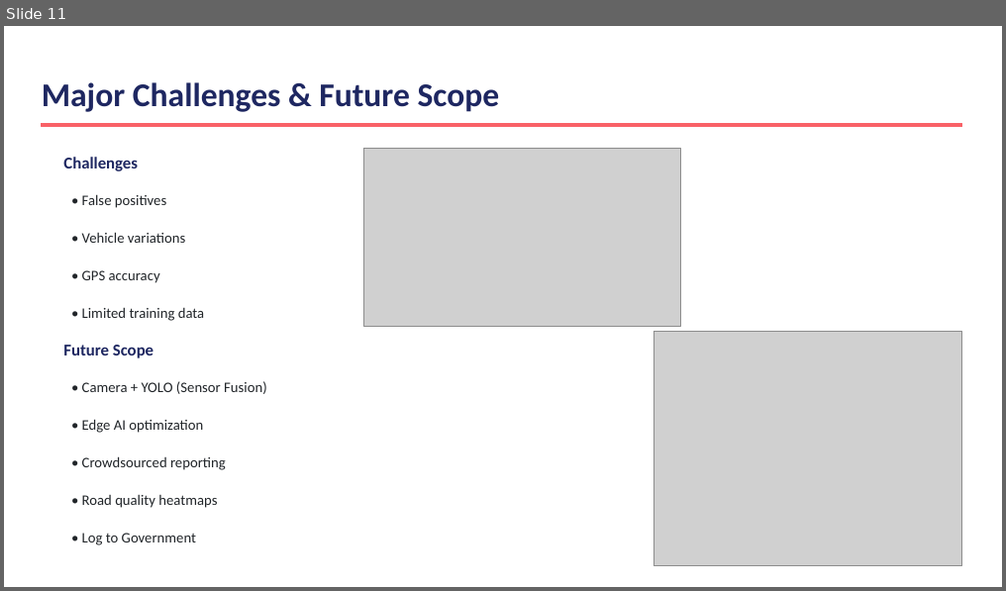
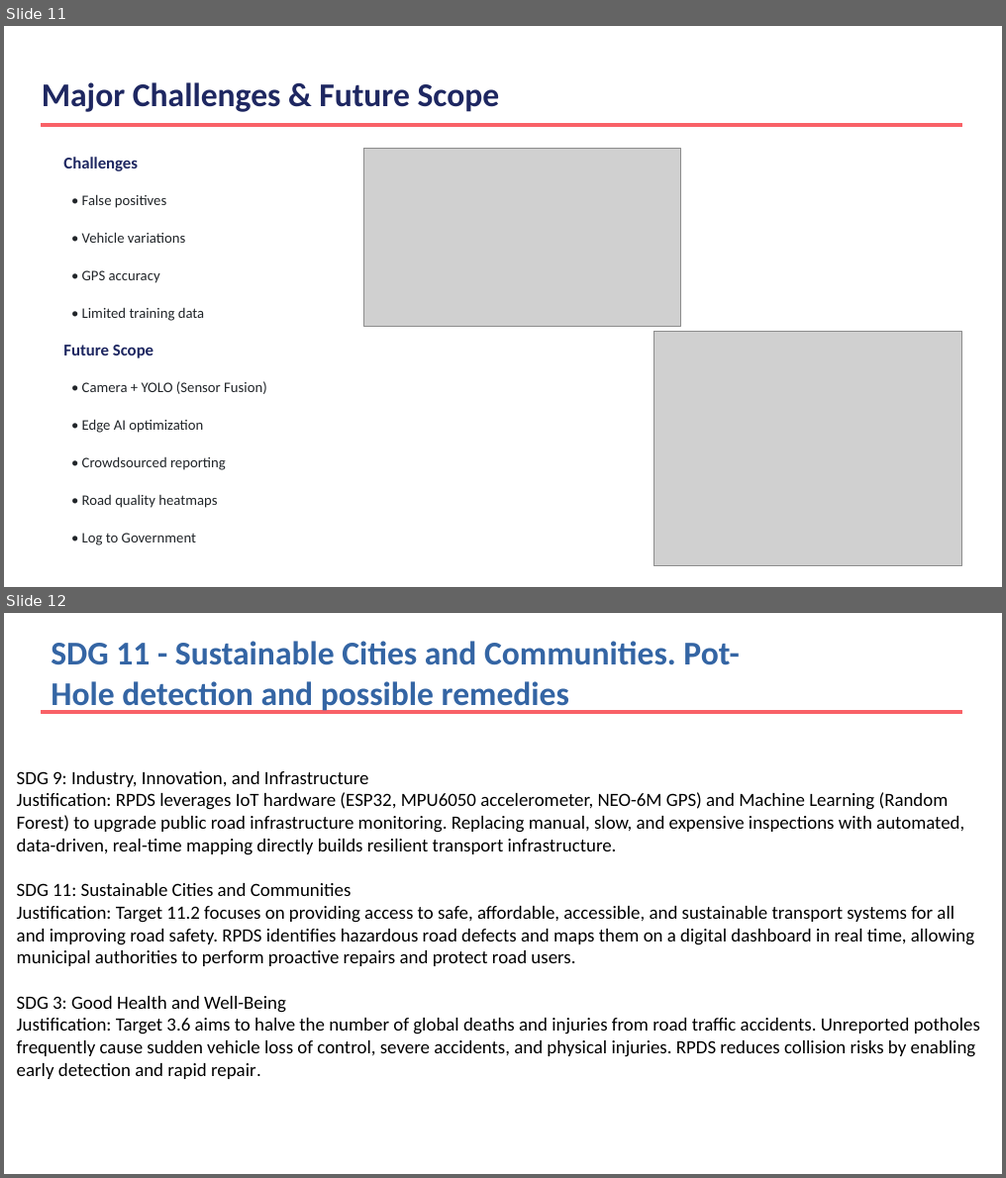
Before and after one commit to yahyazoom17/RPDS, a slide deck: pothole-review.pptx. Shown one above the other, each under a label of ours: slide 11 before the commit, slides 11 and 12 after it. The pictures are 1006x591 and 1006x1178 pixels, drawn with LibreOffice and Linux fonts; fonts in the diff are those of the drawing; grey boxes stand for pictures. Boxes give left, top, right and bottom in pixels: in the first picture for what was removed or moved away, otherwise in the second. Text is boxed around its words. In the diff, an @@ line names an element or a change of style, - is before the commit and + after.

```diff
--- a/pothole-review.pptx
+++ b/pothole-review.pptx
@@ slide 12 added at [4, 613, 1002, 1174], background #FFFFFF @@
@@ text added at [51, 641, 740, 713], 32 pt, text #3465A4, bold @@
+SDG 11 - Sustainable Cities and Communities. Pot-Hole detection and possible remedies
@@ rectangle added at [42, 710, 962, 714], fill #F96167, outline #F96167 1 pt @@
@@ text added at [17, 771, 980, 1058], 18 pt, text #000000 @@
+SDG 9: Industry, Innovation, and Infrastructure
+Justification: RPDS leverages IoT hardware (ESP32, MPU6050 accelerometer, NEO-6M GPS) and Machine Learning (Random Forest) to upgrade public road infrastructure monitoring. Replacing manual, slow, and expensive inspections with automated, data-driven, real-time mapping directly builds resilient transport infrastructure.
+SDG 11: Sustainable Cities and Communities
+Justification: Target 11.2 focuses on providing access to safe, affordable, accessible, and sustainable transport systems for all and improving road safety. RPDS identifies hazardous road defects and maps them on a digital dashboard in real time, allowing municipal authorities to perform proactive repairs and protect road users.
+SDG 3: Good Health and Well-Being
+Justification: Target 3.6 aims to halve the number of global deaths and injuries from road traffic accidents. Unreported potholes frequently cause sudden vehicle loss of control, severe accidents, and physical injuries. RPDS reduces collision risks by enabling early detection and rapid repair.
```
Also in this commit, not shown: 2 slides changed, 3 other files.
